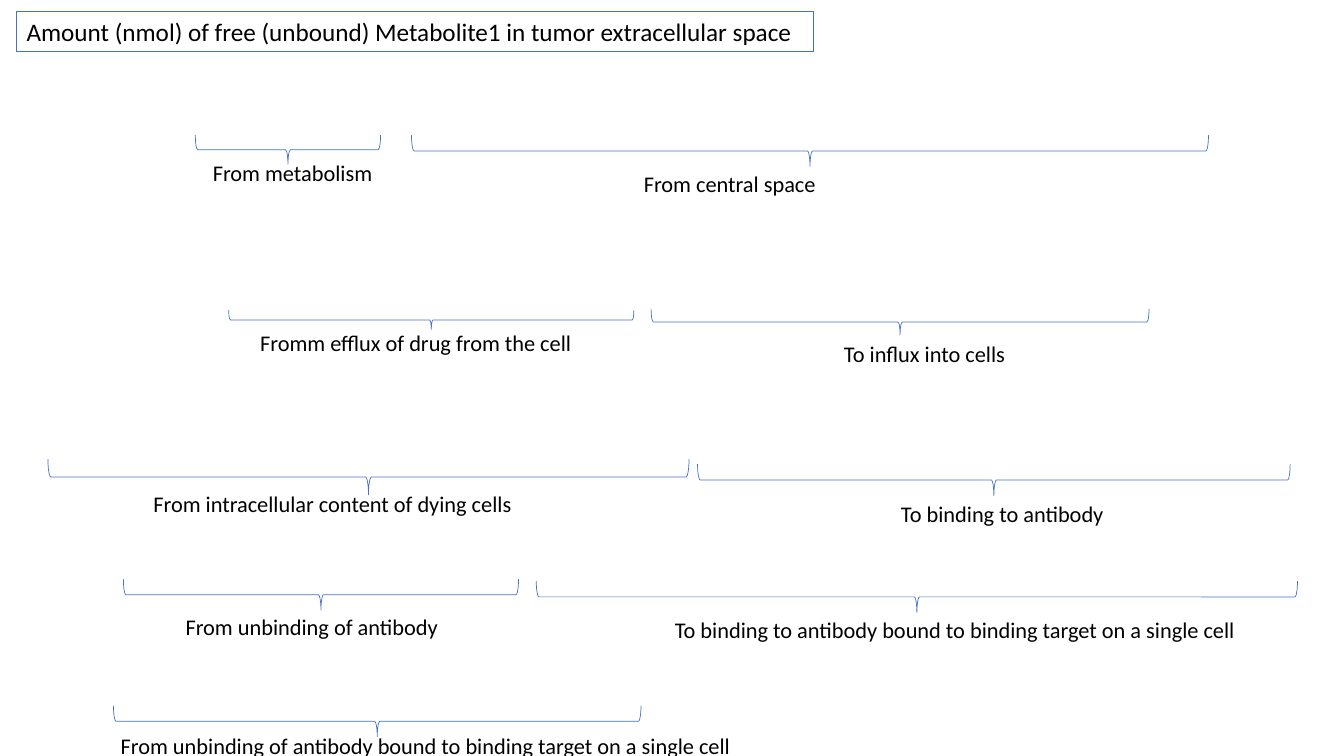
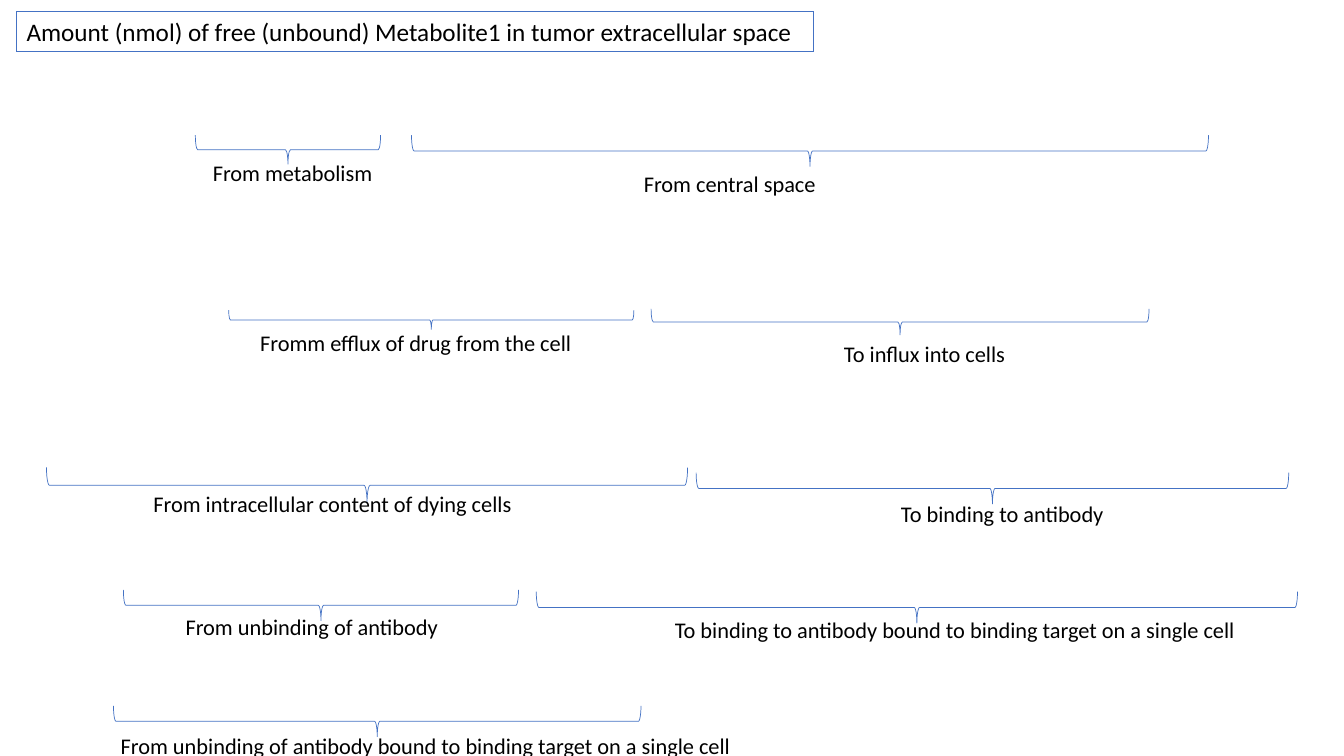
Before and after one commit to judith-stein/hc-protac-shuttle-rshiny-in-vivo, a slide deck: slide 33 of www/logistic_pk_pd_equations_explained.pptx. Drawn at 1344x756 pixels with LibreOffice and Linux fonts; fonts in the diff are those of the drawing; background and template pictures are left out. Boxes give left, top, right and bottom in pixels: in the first picture for what was removed or moved away, otherwise in the second. Text is boxed around its words. In the diff, an @@ line names an element or a change of style, - is before the commit and + after.

```diff
--- a/www/logistic_pk_pd_equations_explained.pptx
+++ b/www/logistic_pk_pd_equations_explained.pptx
@@ 4 right braces: place and size @@
-4 right braces at [48,459,1298,613]
+4 right braces at [46,468,1298,623]
```
Also in this commit, not shown: 15 other slides changed, 4 other files.
